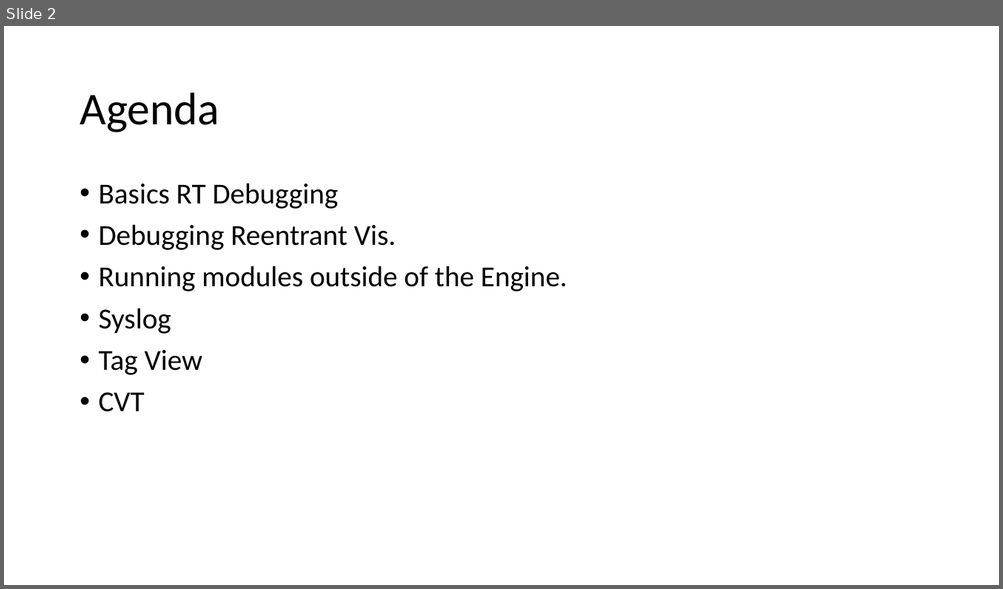
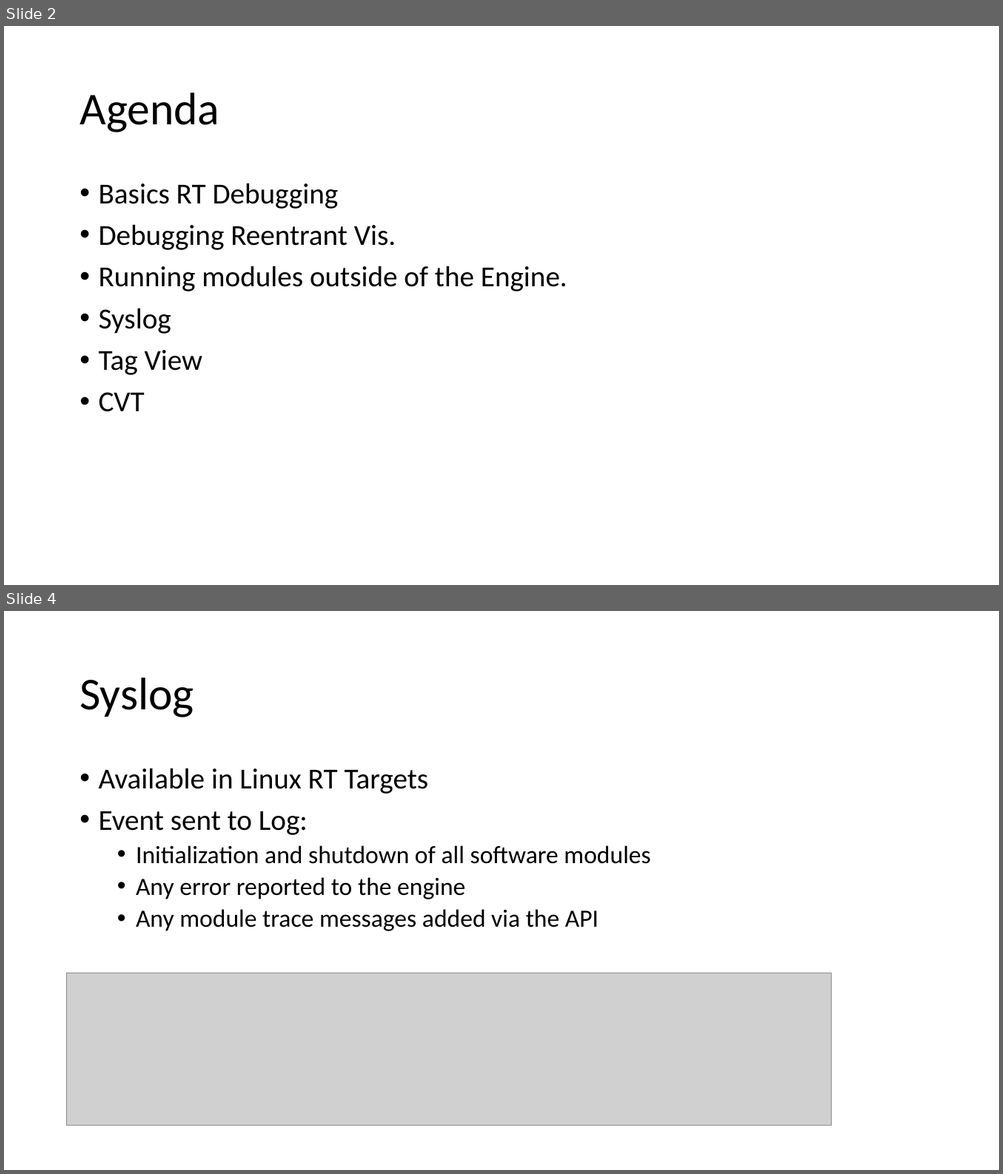
Before and after one commit to LabVIEW-DCAF/Documentation, a slide deck: Trunk/Getting Started Material/DCAF Training/8 Debugging DCAF.pptx. Shown one above the other, each under a label of ours: slide 2 before the commit, slides 2 and 4 after it; the slides between them are not shown. The pictures are 1003x589 and 1003x1174 pixels, drawn with LibreOffice and Linux fonts; fonts in the diff are those of the drawing; grey boxes stand for pictures. Boxes give left, top, right and bottom in pixels: in the first picture for what was removed or moved away, otherwise in the second. Text is boxed around its words. In the diff, an @@ line names an element or a change of style, - is before the commit and + after.

```diff
--- a/Trunk/Getting Started Material/DCAF Training/8 Debugging DCAF.pptx
+++ b/Trunk/Getting Started Material/DCAF Training/8 Debugging DCAF.pptx
@@ slide 4 added at [4,611,999,1170], background #FFFFFF @@
@@ title added at [79,678,193,718], 44 pt, text #000000 @@
+Syslog
@@ text added at [99,768,650,931], 24 pt, text #000000 @@
+• Available in Linux RT Targets
+• Event sent to Log:
+  • Initialization and shutdown of all software modules
+  • Any error reported to the engine
+  • Any module trace messages added via the API
@@ picture added at [67,973,831,1126] @@
```
Also in this commit, not shown: 2 slides changed, 2 other slides added, 2 other files.
